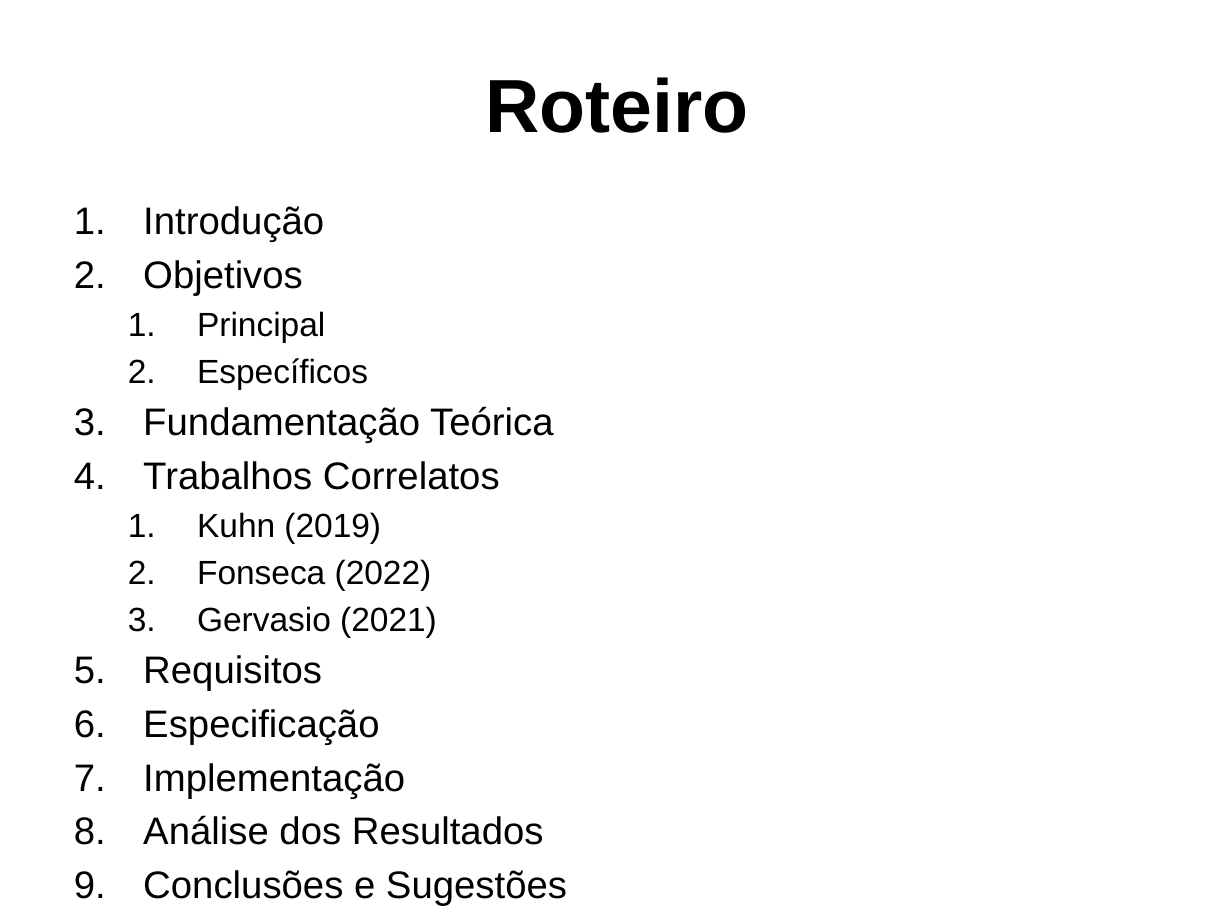
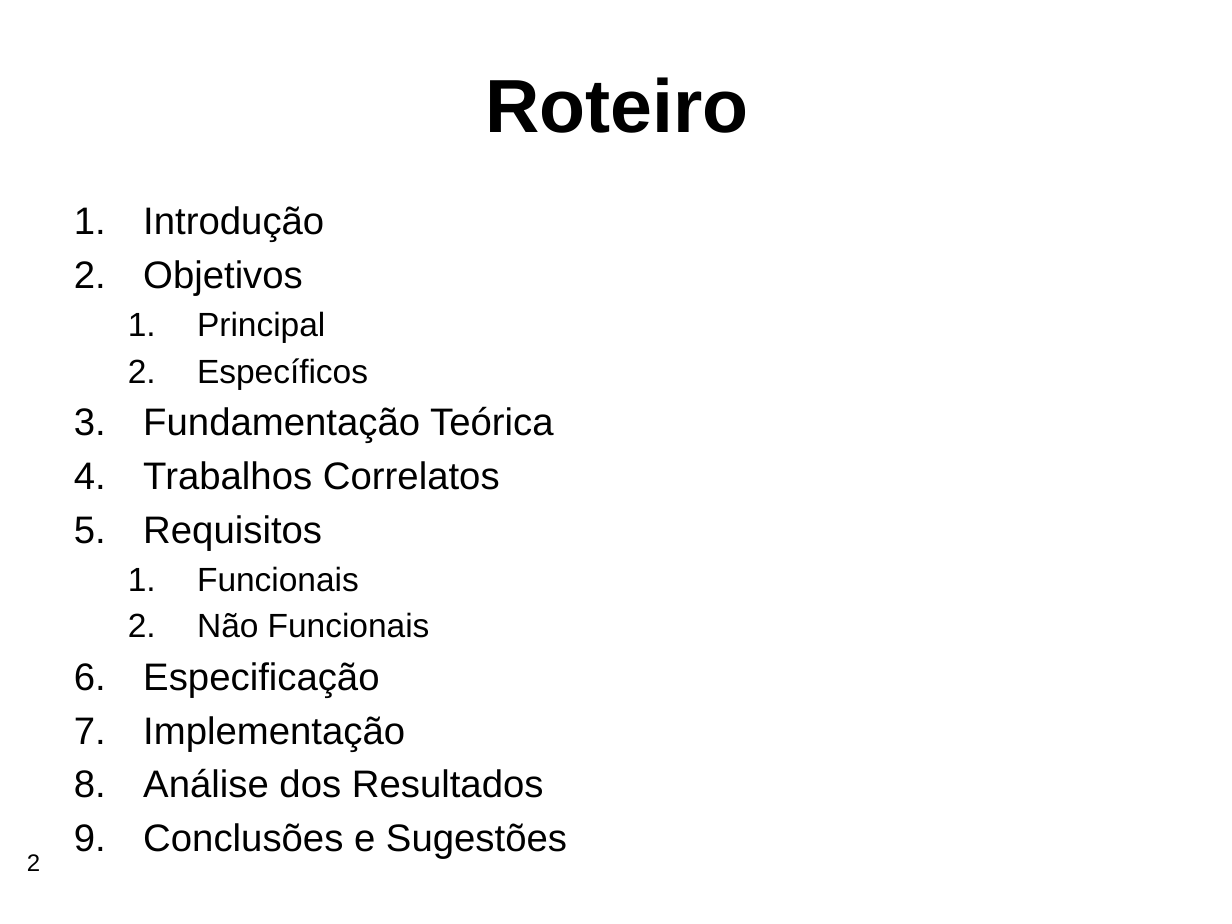
Before and after one commit to gustavobruder/furb-bcc-tcc-2026, a slide deck: slide 2 of Documentos/Apresentacao-TCC-BCC-GustavoBaroniBruder.pptx. Drawn at 1232x924 pixels with LibreOffice and Linux fonts; fonts in the diff are those of the drawing; background and template pictures are left out. Boxes give left, top, right and bottom in pixels: in the first picture for what was removed or moved away, otherwise in the second. Text is boxed around its words. In the diff, an @@ line names an element or a change of style, - is before the commit and + after.

```diff
--- a/Documentos/Apresentacao-TCC-BCC-GustavoBaroniBruder.pptx
+++ b/Documentos/Apresentacao-TCC-BCC-GustavoBaroniBruder.pptx
@@ text at [197,512,437,637]: paragraphs removed @@
-  1. Kuhn (2019)
-  2. Fonseca (2022)
-  3. Gervasio (2021)
@@ text at [197,566,430,638]: paragraphs added @@
+  1. Funcionais
+  2. Não Funcionais
@@ page number added at [27,854,40,871], 14 pt, text #000000 @@
+2
```
Also in this commit, not shown: 27 other slides changed, 16 slides added, 3 slides removed, 1 other file.
